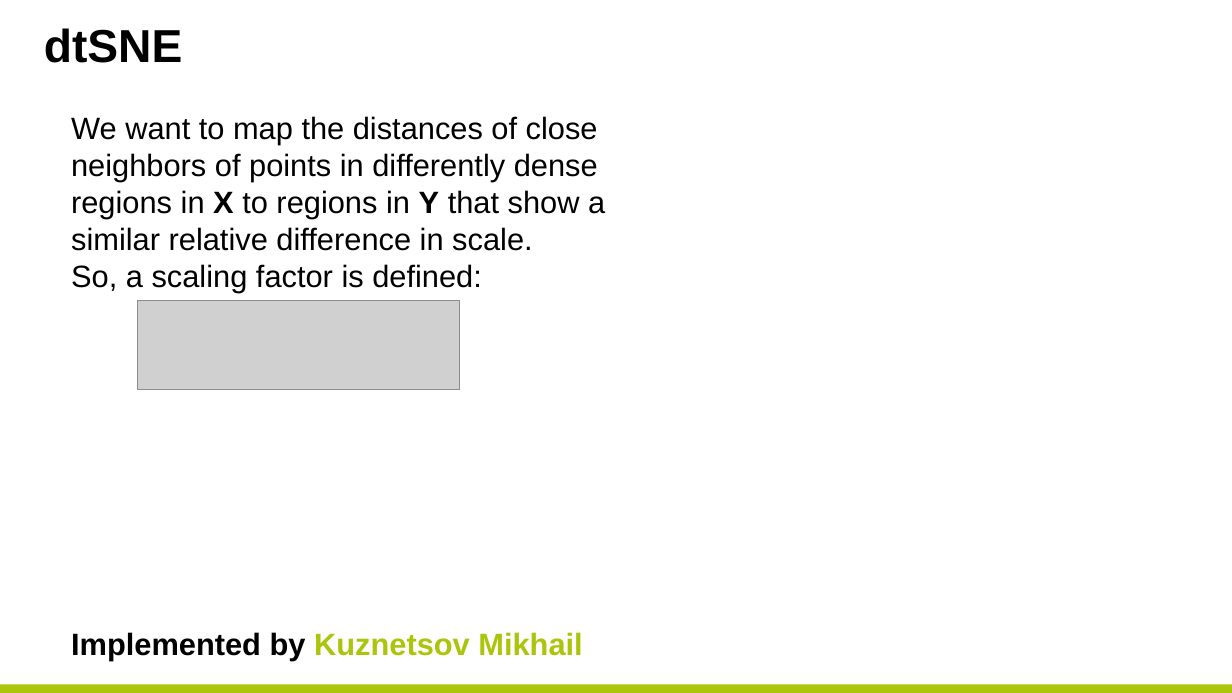
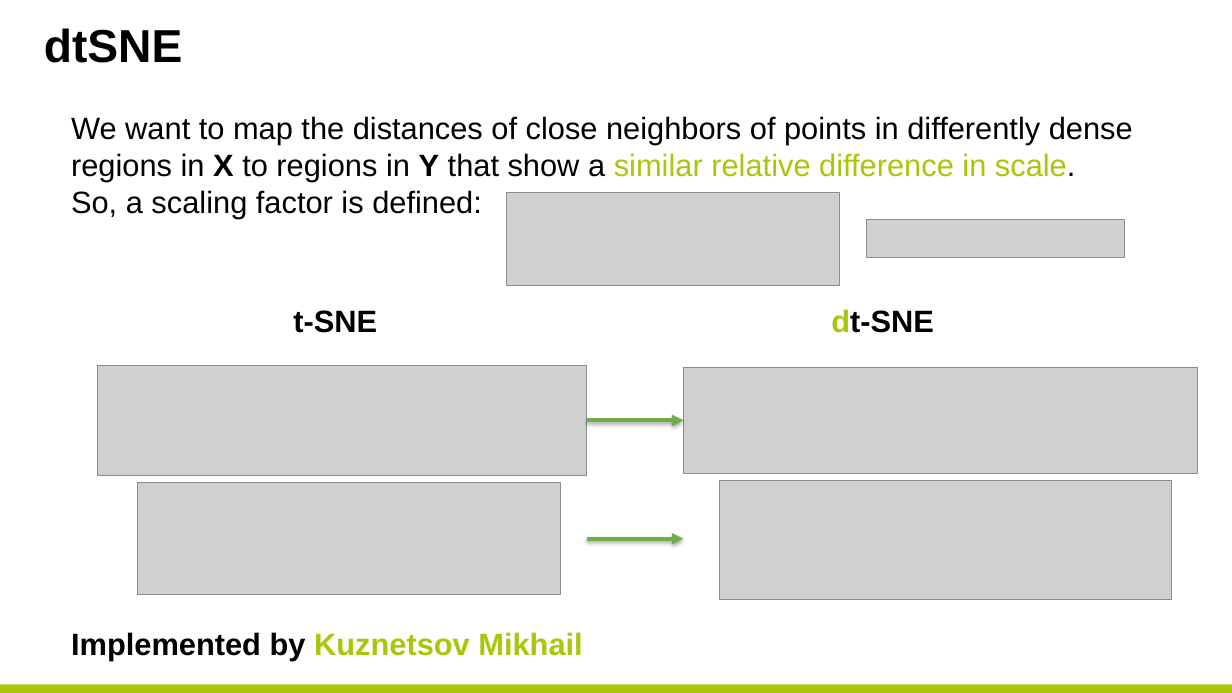
Before and after one commit to Recap-Minutes-of-Meetings/tsne, a slide deck: slide 8 of preso.pptx (slide 4 before the commit). Drawn at 1232x693 pixels with LibreOffice and Linux fonts; fonts in the diff are those of the drawing; grey boxes stand for pictures; background and template pictures are left out. Boxes give left, top, right and bottom in pixels: in the first picture for what was removed or moved away, otherwise in the second. Text is boxed around its words. In the diff, an @@ line names an element or a change of style, - is before the commit and + after.

```diff
--- a/preso.pptx
+++ b/preso.pptx
@@ text at (71,116,1133,182): text colour #000000 to #AAC50B in "similar relative difference in scale." @@
@@ picture: place and size @@
-picture at (138,300,459,390)
+picture at (507,193,840,286)
@@ picture added at (867,219,1125,257) @@
@@ text added at (293,310,377,333), 24 pt, text #000000, bold @@
+t-SNE
@@ text added at (831,309,934,333), 24 pt, text #000000, bold @@
+dt-SNE
@@ picture added at (98,365,587,476) @@
@@ picture added at (684,368,1198,474) @@
@@ arrow added from (587, 421) to (684, 421), #70AD47 3 pt @@
@@ picture added at (138,483,561,595) @@
@@ picture added at (720,481,1172,599) @@
@@ arrow added from (587, 539) to (684, 539), #70AD47 3 pt @@
```
Also in this commit, not shown: 5 other slides changed, 8 slides added, 1 slide removed.
